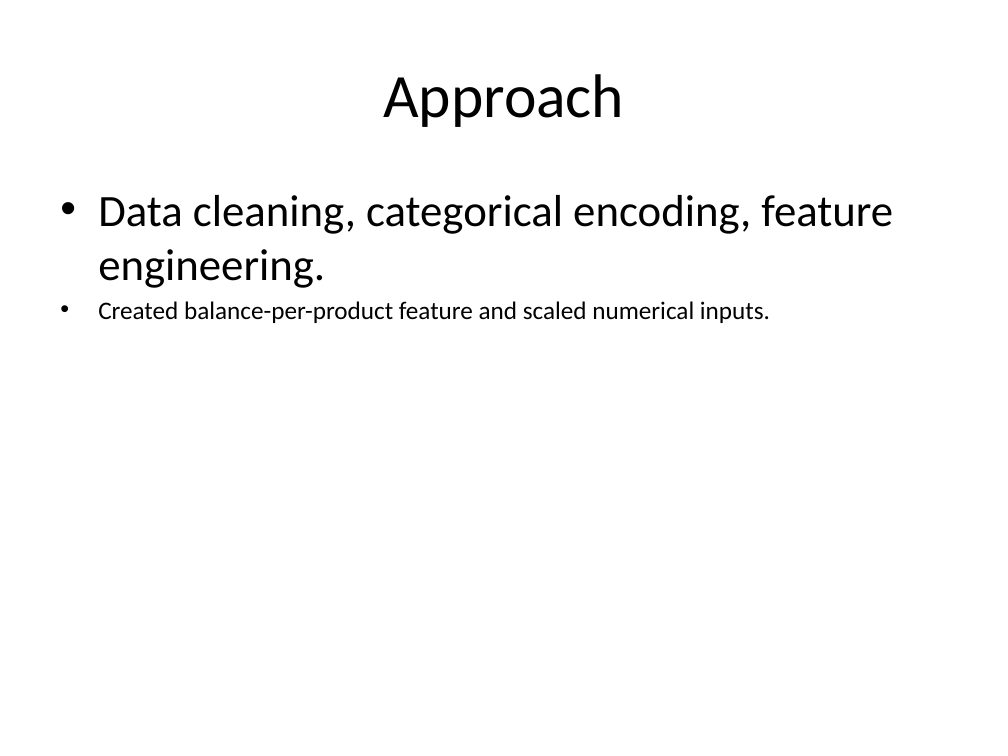
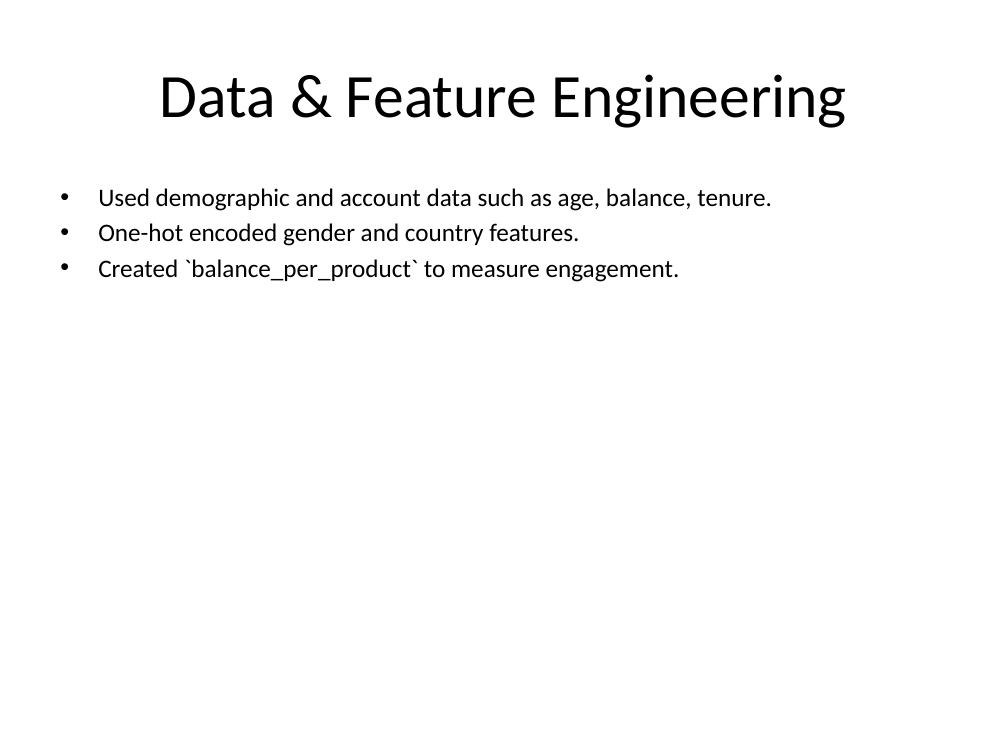
Before and after one commit to Luckyrajbhar/bank-customer-churn-ml, a slide deck: slide 4 of Bank_Churn_Presentation.pptx (slide 3 before the commit). Drawn at 1008x756 pixels with LibreOffice and Linux fonts; fonts in the diff are those of the drawing. Boxes give left, top, right and bottom in pixels: in the first picture for what was removed or moved away, otherwise in the second. Text is boxed around its words. In the diff, an @@ line names an element or a change of style, - is before the commit and + after.

```diff
--- a/Bank_Churn_Presentation.pptx
+++ b/Bank_Churn_Presentation.pptx
@@ title at [160,74,847,128]: text changed @@
-Approach
+Data & Feature Engineering
@@ text at [98,188,771,282]: text changed @@
-• Data cleaning, categorical encoding, feature engineering.
-• Created balance-per-product feature and scaled numerical inputs.
+• Used demographic and account data such as age, balance, tenure.
+• One-hot encoded gender and country features.
+• Created `balance_per_product` to measure engagement.
```
Also in this commit, not shown: 4 other slides changed, 3 slides added, 1 slide removed, 2 other files.
